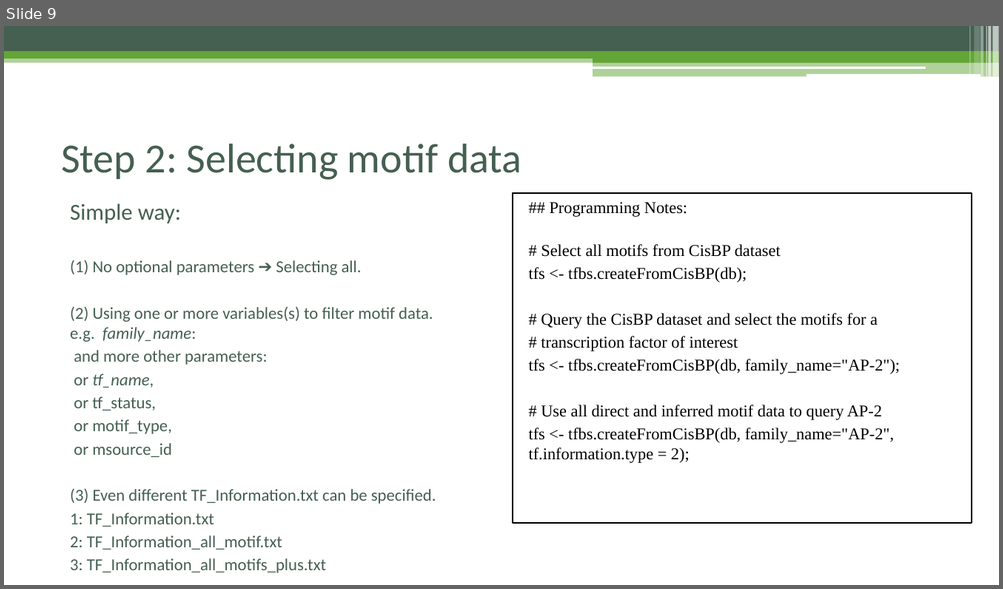
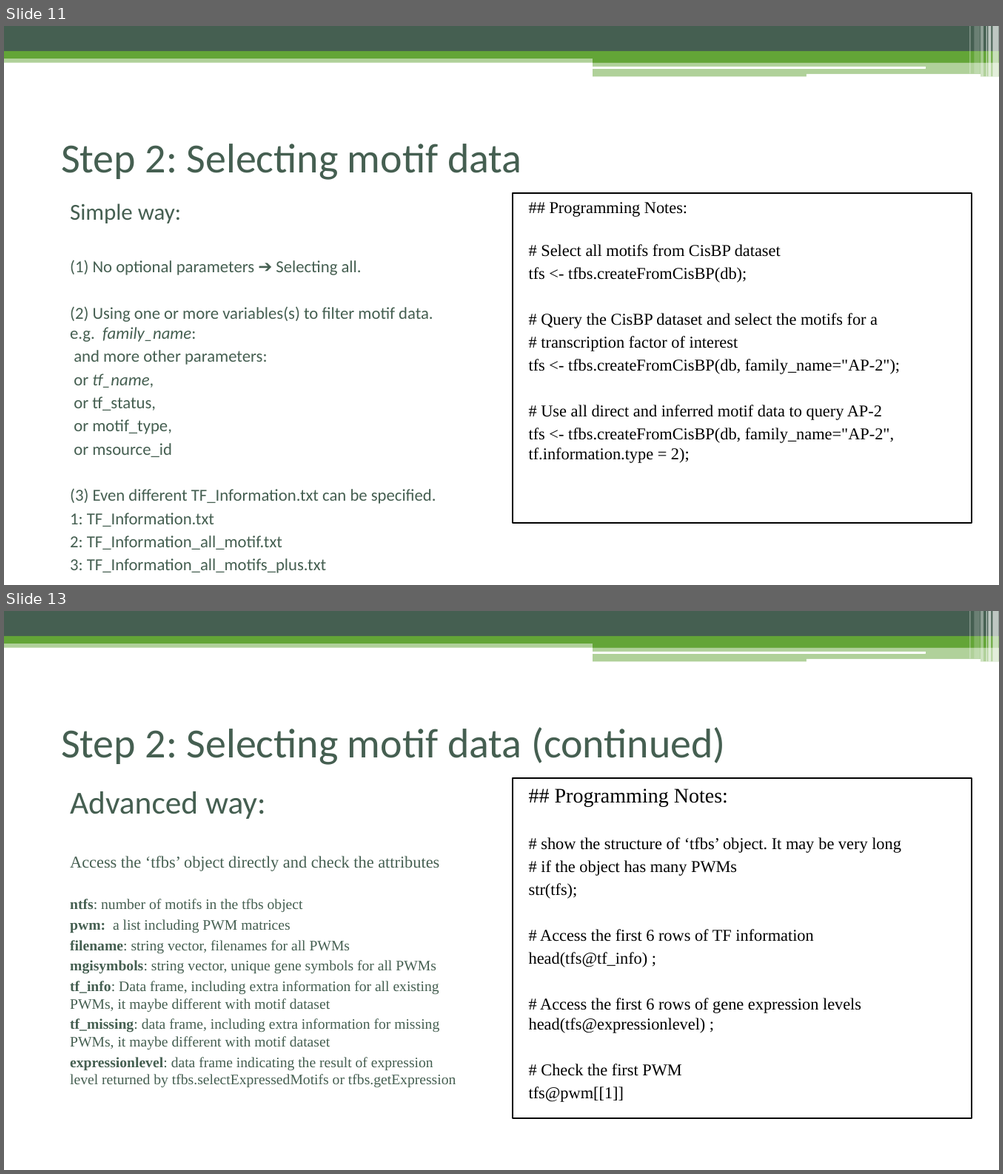
Before and after one commit to Danko-Lab/rtfbs_db, a slide deck: rtfbsdb-tutorial.pptx. Shown one above the other, each under a label of ours: slide 9 before the commit, slides 11 and 13 after it; the slides between them are not shown. The pictures are 1003x589 and 1003x1174 pixels, drawn with LibreOffice and Linux fonts; fonts in the diff are those of the drawing. Boxes give left, top, right and bottom in pixels: in the first picture for what was removed or moved away, otherwise in the second. Text is boxed around its words. In the diff, an @@ line names an element or a change of style, - is before the commit and + after.

```diff
--- a/rtfbsdb-tutorial.pptx
+++ b/rtfbsdb-tutorial.pptx
@@ slide 13 added at <box>4,611,999,1170</box>, background #FFFFFF; not listed: 13 template elements that a slide beside it also shows @@
@@ title added at <box>61,727,726,765</box>, 40 pt, text #455F51 @@
+Step 2: Selecting motif data (continued)
@@ text added at <box>512,778,972,1119</box>, outline #000000 1.5 pt, 16 pt, text #000000 @@
+## Programming Notes:
+# show the structure of ‘tfbs’ object. It may be very long
+# if the object has many PWMs
+str(tfs);
+# Access the first 6 rows of TF information
+head(tfs@tf_info) ;
+# Access the first 6 rows of gene expression levels head(tfs@expressionlevel) ;
+# Check the first PWM
+tfs@pwm[[1]]
@@ text added at <box>70,792,455,1088</box>, 14 pt, text #455F51 @@
+Advanced way:
+Access the ‘tfbs’ object directly and check the attributes
+ntfs: number of motifs in the tfbs object
+pwm: a list including PWM matrices
+filename: string vector, filenames for all PWMs
+mgisymbols: string vector, unique gene symbols for all PWMs
+tf_info: Data frame, including extra information for all existing PWMs, it maybe different with motif dataset
+tf_missing: data frame, including extra information for missing PWMs, it maybe different with motif dataset
+expressionlevel: data frame indicating the result of expression level returned by tfbs.selectExpressedMotifs or tfbs.getExpression
@@ what was slide 9 is now slide 11 @@
```
Also in this commit, not shown: 8 slides changed, 4 other slides added, 16 other files.
